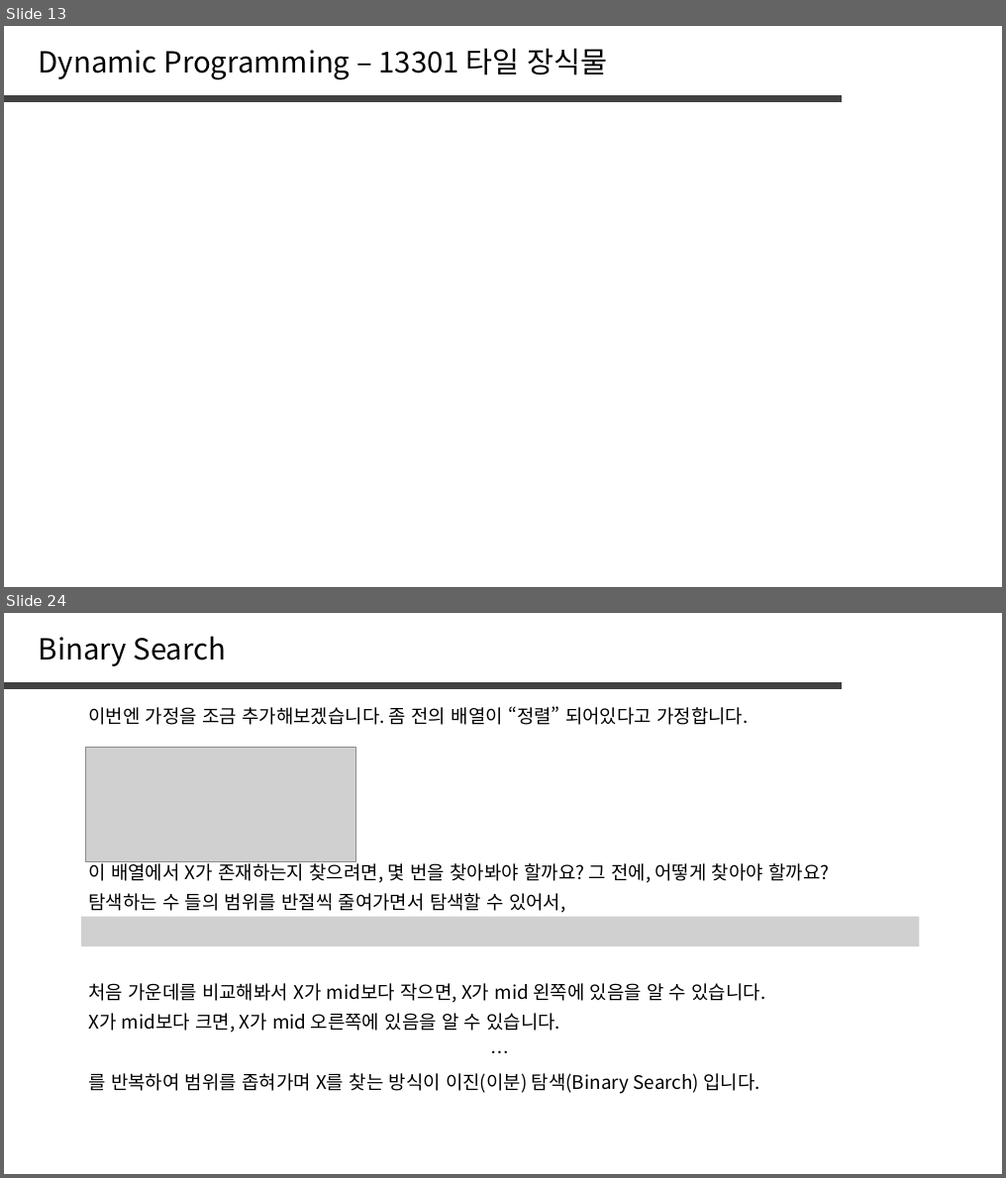
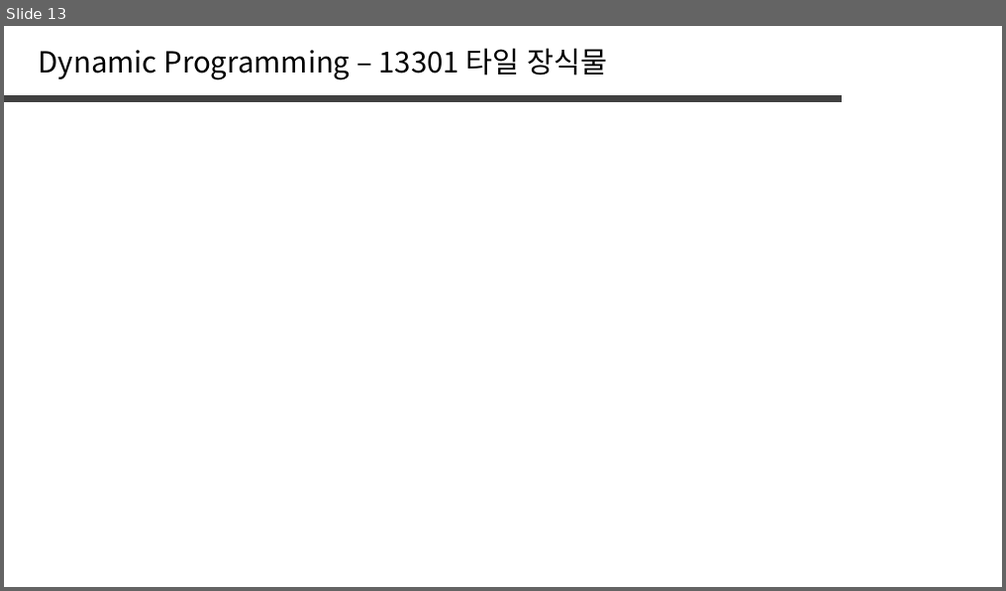
Before and after one commit to jaehoo1/PS-study, a slide deck: study/5_Dynamic Programming.pptx. Shown one above the other, each under a label of ours: slides 13 and 24 before the commit, slide 13 after it; the slides between them are not shown. The pictures are 1006x1178 and 1006x591 pixels, drawn with LibreOffice and Linux fonts; fonts in the diff are those of the drawing; grey boxes stand for pictures. Boxes give left, top, right and bottom in pixels: in the first picture for what was removed or moved away, otherwise in the second. Text is boxed around its words. In the diff, an @@ line names an element or a change of style, - is before the commit and + after.

```diff
--- a/study/5_Dynamic Programming.pptx
+++ b/study/5_Dynamic Programming.pptx
@@ slide 24 removed at box(4, 613, 1002, 1174), background #FFFFFF @@
@@ text removed at box(39, 636, 227, 666) @@
-Binary Search
@@ line removed from (4, 685) to (843, 685) @@
@@ text removed at box(88, 706, 747, 725) @@
-이번엔 가정을 조금 추가해보겠습니다. 좀 전의 배열이 “정렬” 되어있다고 가정합니다.
@@ picture removed at box(85, 747, 355, 861) @@
@@ text removed at box(88, 860, 829, 883) @@
-이 배열에서 X가 존재하는지 찾으려면, 몇 번을 찾아봐야 할까요? 그 전에, 어떻게 찾아야 할까요?
@@ text removed at box(88, 893, 565, 913) @@
-탐색하는 수 들의 범위를 반절씩 줄여가면서 탐색할 수 있어서,
@@ picture removed at box(81, 917, 920, 947) @@
@@ text removed at box(88, 983, 766, 1003) @@
-처음 가운데를 비교해봐서 X가 mid보다 작으면, X가 mid 왼쪽에 있음을 알 수 있습니다.
@@ text removed at box(88, 1013, 560, 1033) @@
-X가 mid보다 크면, X가 mid 오른쪽에 있음을 알 수 있습니다.
@@ text removed at box(81, 1038, 920, 1067) @@
-…
@@ text removed at box(88, 1073, 760, 1094) @@
-를 반복하여 범위를 좁혀가며 X를 찾는 방식이 이진(이분) 탐색(Binary Search) 입니다.
```
Also in this commit, not shown: 1 slide changed, 8 slides added, 18 other slides removed.
